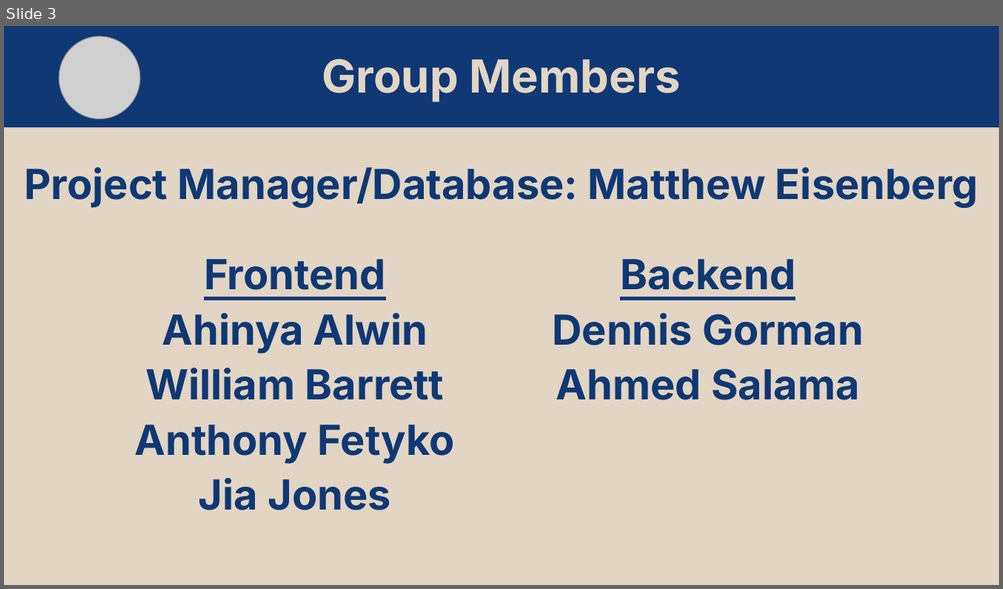
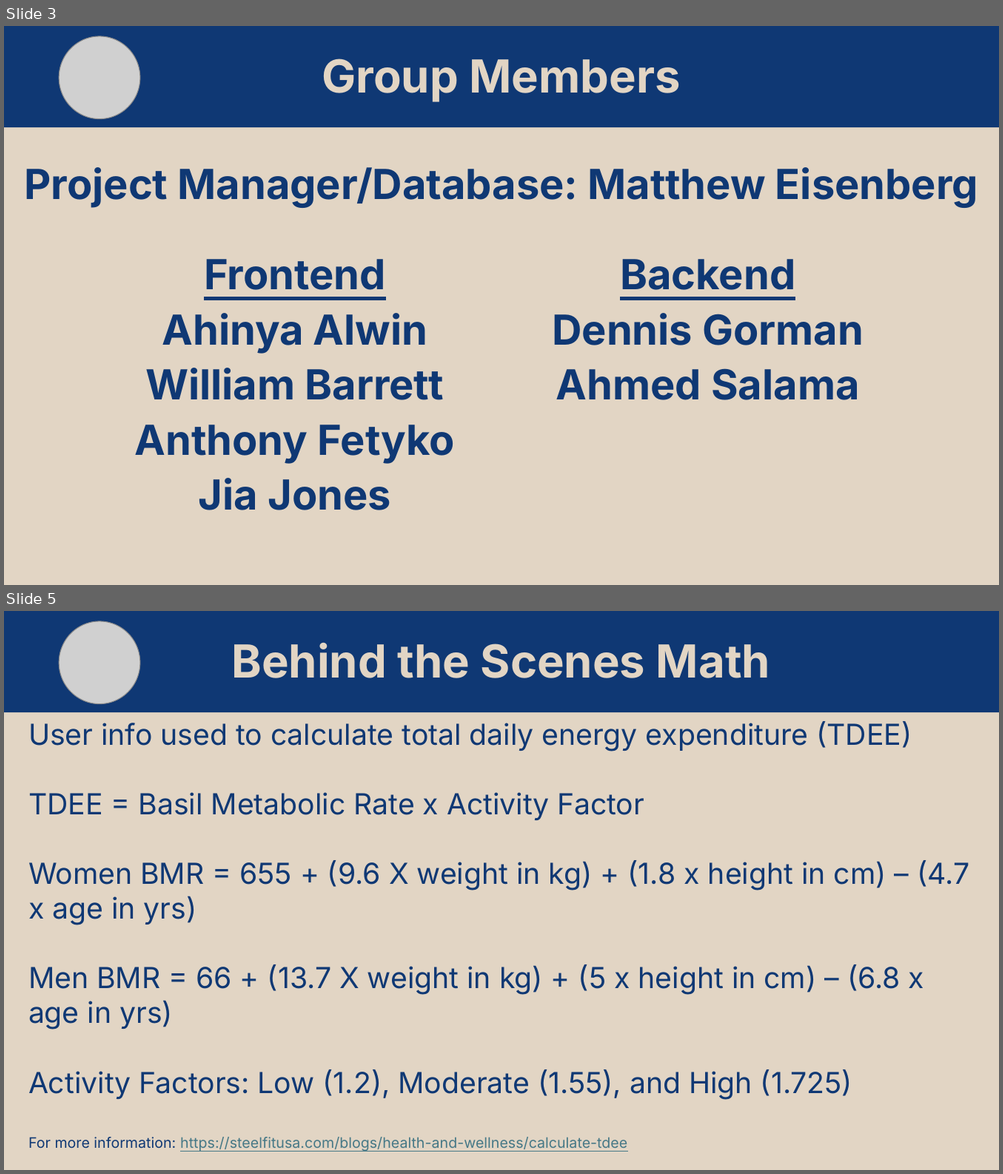
Before and after one commit to matt11matthew/NutritionCompass, a slide deck: diagrams/Nutrition Compass Presentation.pptx. Shown one above the other, each under a label of ours: slide 3 before the commit, slides 3 and 5 after it; the slides between them are not shown. The pictures are 1003x589 and 1003x1174 pixels, drawn with LibreOffice and Linux fonts; fonts in the diff are those of the drawing; grey boxes stand for pictures. Boxes give left, top, right and bottom in pixels: in the first picture for what was removed or moved away, otherwise in the second. Text is boxed around its words. In the diff, an @@ line names an element or a change of style, - is before the commit and + after.

Commit message:
Update PPT 11/28
Updated to include Activity Diagram now

```diff
--- a/diagrams/Nutrition Compass Presentation.pptx
+++ b/diagrams/Nutrition Compass Presentation.pptx
@@ slide 5 added at (x1=4, y1=611, x2=999, y2=1170), background #E2D5C4 @@
@@ rectangle added at (x1=4, y1=611, x2=999, y2=712), fill #0F3874 @@
@@ picture added at (x1=60, y1=621, x2=141, y2=704) @@
@@ text added at (x1=232, y1=642, x2=770, y2=678), 44 pt, text #E2D5C4, bold @@
+Behind the Scenes Math
@@ text added at (x1=28, y1=721, x2=969, y2=1152), 28 pt, text #0F3874 @@
+User info used to calculate total daily energy expenditure (TDEE)
+TDEE = Basil Metabolic Rate x Activity Factor
+Women BMR = 655 + (9.6 X weight in kg) + (1.8 x height in cm) – (4.7 x age in yrs)
+Men BMR = 66 + (13.7 X weight in kg) + (5 x height in cm) – (6.8 x age in yrs)
+Activity Factors: Low (1.2), Moderate (1.55), and High (1.725)
+For more information: https://steelfitusa.com/blogs/health-and-wellness/calculate-tdee
```
Also in this commit, not shown: 3 slides changed, 2 other slides added, 1 slide removed.
